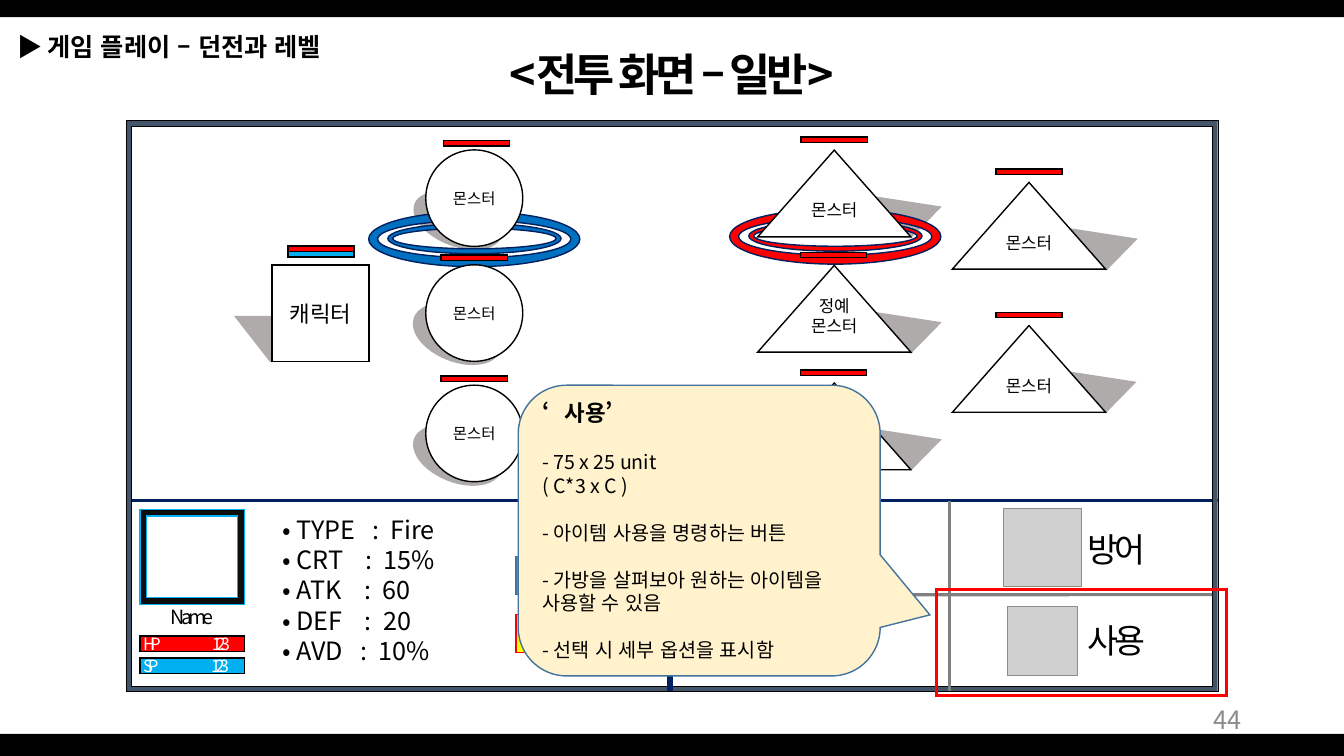
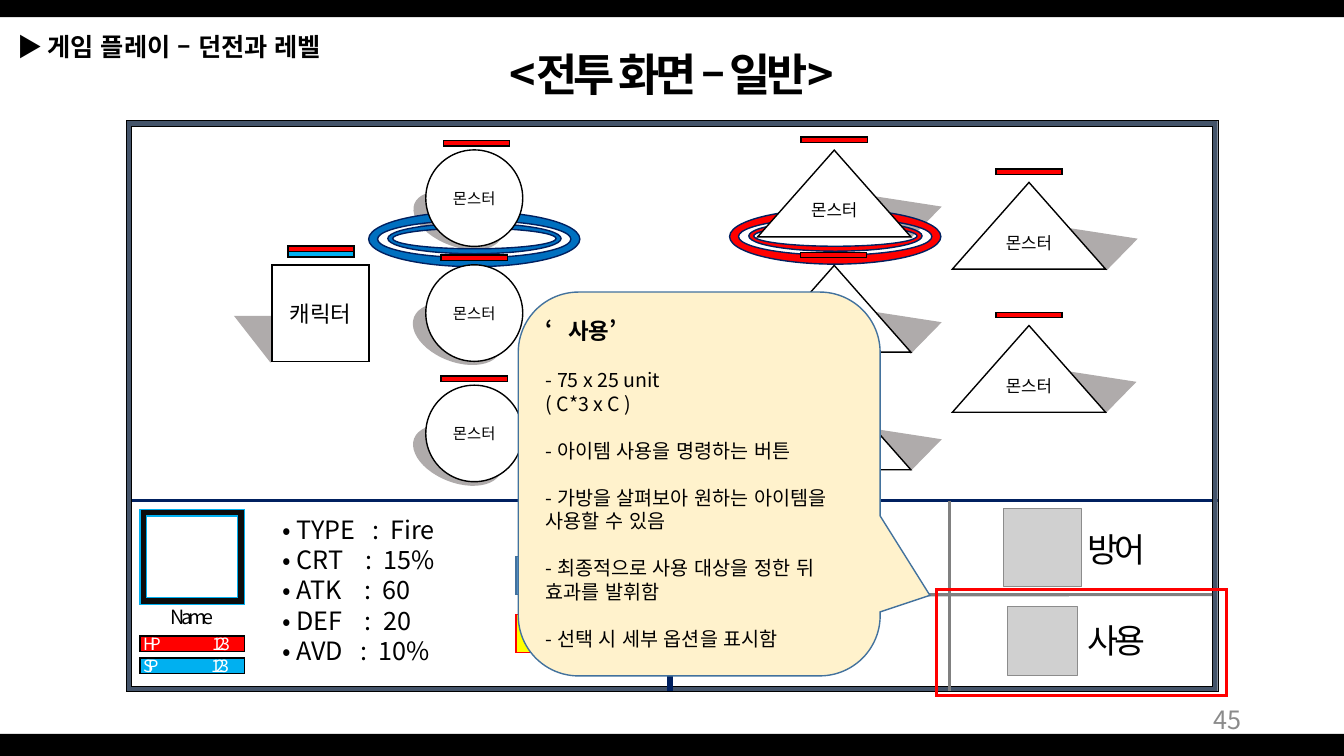
Before and after one commit to Bumizi/GameDesign, a slide deck: slide 45 of 2018 동계방학 기획자 특훈/Dungeon Tamer_1901011.pptx (slide 44 before the commit). Drawn at 1344x756 pixels with LibreOffice and Linux fonts; fonts in the diff are those of the drawing; grey boxes stand for pictures. Boxes give left, top, right and bottom in pixels: in the first picture for what was removed or moved away, otherwise in the second. Text is boxed around its words. In the diff, an @@ line names an element or a change of style, - is before the commit and + after.

```diff
--- a/2018 동계방학 기획자 특훈/Dungeon Tamer_1901011.pptx
+++ b/2018 동계방학 기획자 특훈/Dungeon Tamer_1901011.pptx
@@ rounded speech box "‘사용’": place and size @@
-rounded speech box "‘사용’" at (518, 385, 880, 676)
+rounded speech box "‘사용’" at (518, 292, 880, 677)
@@ text in rounded speech box at (546, 441, 827, 648): text changed @@
-- 아이템 사용을 명령하는 버튼
-- 가방을 살펴보아 원하는 아이템을 사용할 수 있음
-- 선택 시 세부 옵션을 표시함
+- 아이템 사용을 명령하는 버튼
+- 가방을 살펴보아 원하는 아이템을 사용할 수 있음
+- 최종적으로 사용 대상을 정한 뒤 효과를 발휘함
+- 선택 시 세부 옵션을 표시함
@@ text removed at (813, 571, 871, 572) @@
-공격
@@ page number at (1213, 710, 1241, 735): text changed @@
-44
+45
```
Also in this commit, not shown: 8 other slides changed, 2 slides added, 2 other files.
